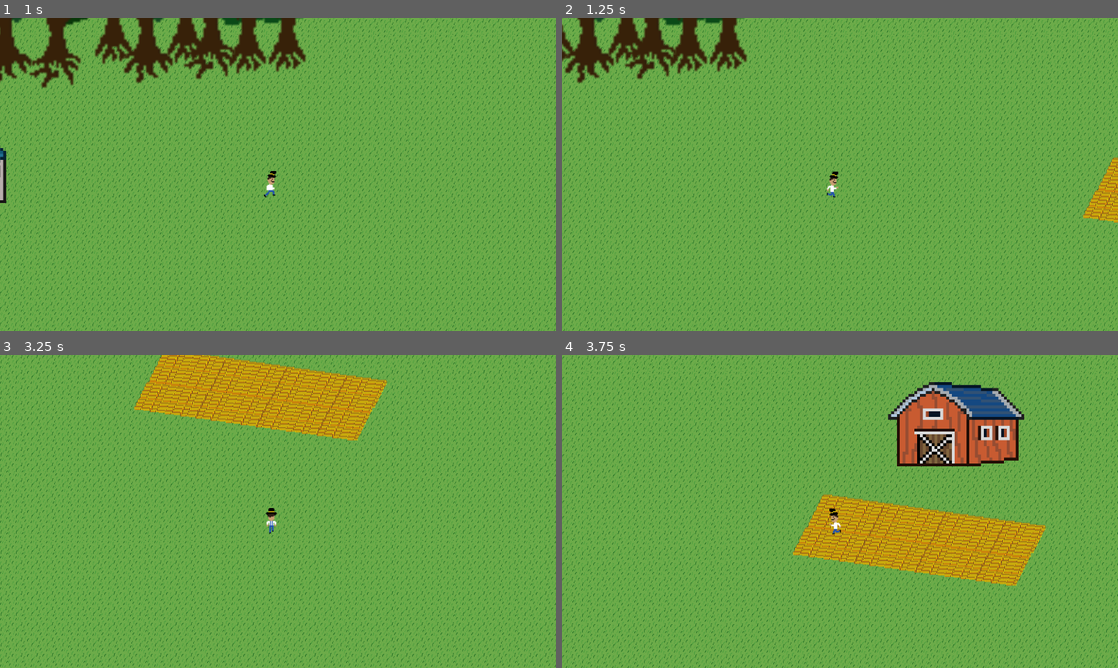
Above: before the commit, frames 1-4 (two rows, left to right).
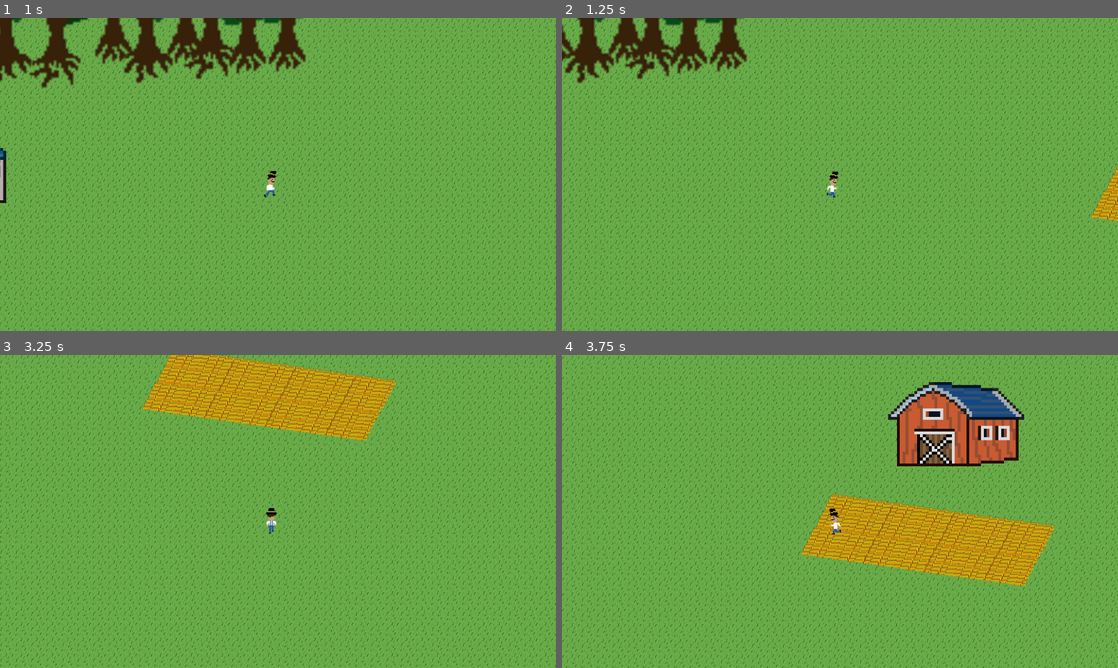
Above: after the commit, the same moments.

Repository: ian-kr/Melon
Game: Godot game, scene res://scenes/levels/town.tscn
Two runs of this game, one before a commit and one after it. Both use one fixed random seed, a clock stepped at 60 frames per second and the inputs below. This scene is started directly instead of the project's main scene.
Inputs:
- Up to frame 1 (1 s): tap Enter at 0.5 s; hold D (right) from 0.53 s (still down)
- Up to frame 2 (1.25 s): keep holding D (right)
- Up to frame 3 (3.25 s): release D (right) at 1.28 s; hold S (down) 1.28-2.03 s; hold D (right) 2.03-2.78 s; hold W (up) from 2.78 s (still down)
- Up to frame 4 (3.75 s): release W (up) at 3.53 s; hold A (left) from 3.53 s (still down)

Frame 1 is identical in both runs. In frame 2, 0.6% of the frame differs, in the area x 93-100%, y 44-66%; in frame 3, 6.1%; in frame 4, 6.1%, in the area x 41-89%, y 44-74%.

Commit message:
Barn col and town script
wowowowo

Diff:
--- /dev/null
+++ b/scenes/levels/town.gd
@@ -0,0 +1,11 @@
+extends Node2D
+
+
+# Called when the node enters the scene tree for the first time.
+func _ready():
+	pass # Replace with function body.
+
+
+# Called every frame. 'delta' is the elapsed time since the previous frame.
+func _process(delta):
+	pass
--- a/scenes/levels/town.tscn
+++ b/scenes/levels/town.tscn
@@ -1,5 +1,6 @@
-[gd_scene load_steps=13 format=3 uid="uid://bns23pxa10n86"]
+[gd_scene load_steps=15 format=3 uid="uid://bns23pxa10n86"]
 
+[ext_resource type="Script" path="res://scenes/levels/town.gd" id="1_nnyt8"]
 [ext_resource type="AudioStream" uid="uid://c6ik1cfj7c278" path="res://music/MainThemeV1.mp3" id="1_vuune"]
 [ext_resource type="Texture2D" uid="uid://dbgcgn5mseu7l" path="res://graphics/assets/things/grassTile.png" id="2_vjt7g"]
 [ext_resource type="Texture2D" uid="uid://dpqf3oox2wg46" path="res://graphics/assets/things/Barn.png" id="3_2xk2g"]
@@ -19,7 +20,11 @@
 [sub_resource type="RectangleShape2D" id="RectangleShape2D_m3f2g"]
 size = Vector2(149, 140)
 
+[sub_resource type="RectangleShape2D" id="RectangleShape2D_wq7lr"]
+size = Vector2(254, 158)
+
 [node name="Town" type="Node2D"]
+script = ExtResource("1_nnyt8")
 
 [node name="MainTheme" type="AudioStreamPlayer" parent="."]
 stream = ExtResource("1_vuune")
@@ -44,7 +49,7 @@
 texture = ExtResource("3_2xk2g")
 
 [node name="Wheat" type="Sprite2D" parent="."]
-position = Vector2(2006, 365)
+position = Vector2(2024, 365)
 scale = Vector2(1.5, 1.5)
 texture = ExtResource("4_p4se6")
 
@@ -144,3 +149,7 @@
 [node name="House4" type="CollisionShape2D" parent="StaticBody2D"]
 position = Vector2(369, 286)
 shape = SubResource("RectangleShape2D_m3f2g")
+
+[node name="Barn_col" type="CollisionShape2D" parent="."]
+position = Vector2(2091, 106)
+shape = SubResource("RectangleShape2D_wq7lr")
